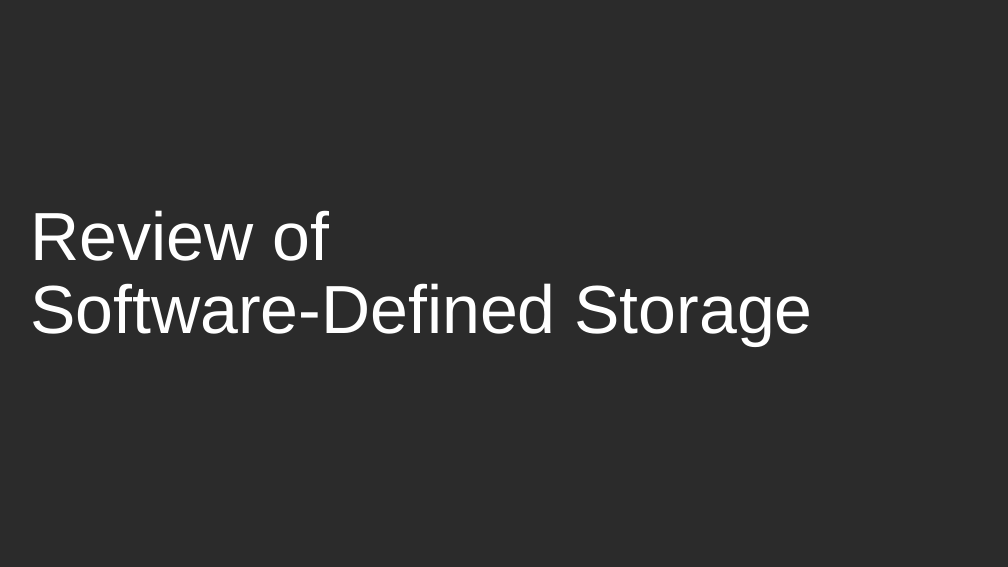
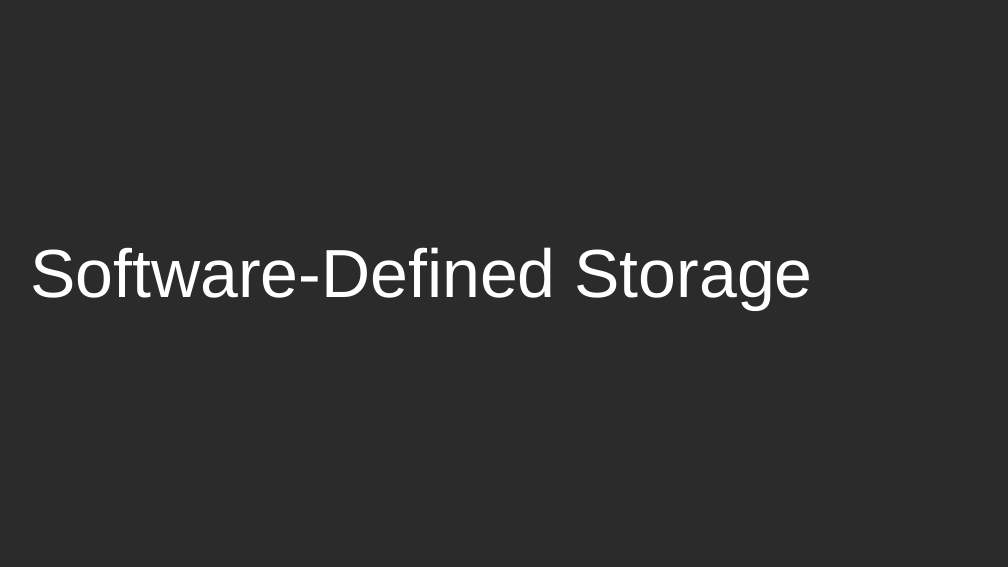
Before and after one commit to davidvonthenen/proposals, a slide deck: slide 3 of 2017_SCALE15/SCaLE-ConSchedAndSDSChangeCloud-PDF.pptx. Drawn at 1008x567 pixels with LibreOffice and Linux fonts; fonts in the diff are those of the drawing; background and template pictures are left out; a plain dark background stands for a picture behind light text. Boxes give left, top, right and bottom in pixels: in the first picture for what was removed or moved away, otherwise in the second. Text is boxed around its words. In the diff, an @@ line names an element or a change of style, - is before the commit and + after.

```diff
--- a/2017_SCALE15/SCaLE-ConSchedAndSDSChangeCloud-PDF.pptx
+++ b/2017_SCALE15/SCaLE-ConSchedAndSDSChangeCloud-PDF.pptx
@@ title at (30,247,813,310): text changed @@
-Review of
-Software-Defined Storage
+Software-Defined Storage
```
Also in this commit, not shown: 3 other slides changed, 2 other files.
